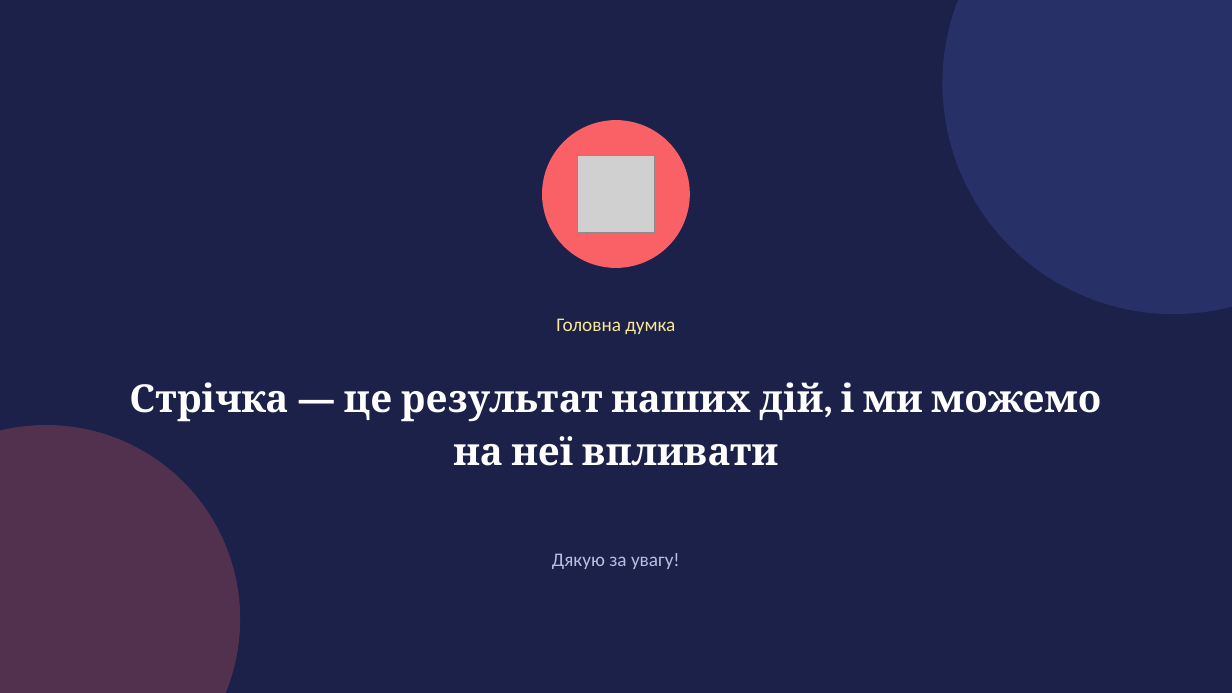
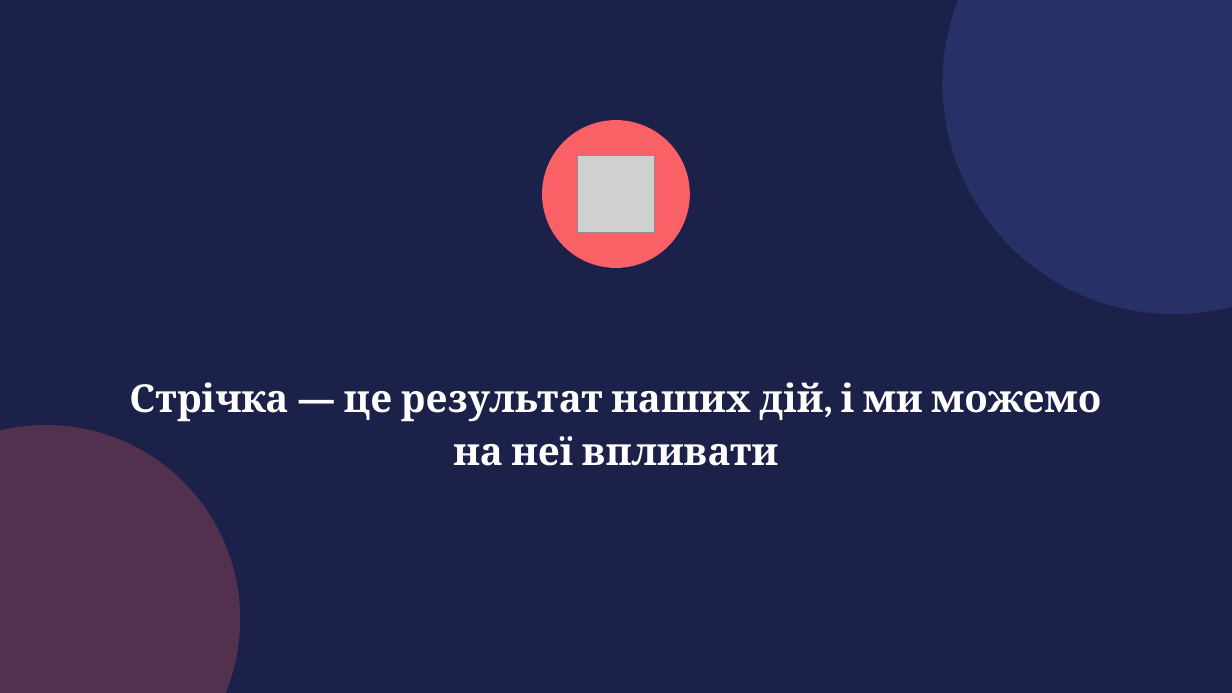
Before and after one commit to dmitriy-shtefan/web-design-2026, a slide deck: slide 10 of заняття_6/Як ШІ вирішує, що ми бачимо.pptx (slide 8 before the commit). Drawn at 1232x693 pixels with LibreOffice and Linux fonts; fonts in the diff are those of the drawing; grey boxes stand for pictures. Boxes give left, top, right and bottom in pixels: in the first picture for what was removed or moved away, otherwise in the second. Text is boxed around its words. In the diff, an @@ line names an element or a change of style, - is before the commit and + after.

```diff
--- a/заняття_6/Як ШІ вирішує, що ми бачимо.pptx
+++ b/заняття_6/Як ШІ вирішує, що ми бачимо.pptx
@@ text removed at (556,318,675,334) @@
-Головна думка
@@ text removed at (552,553,680,569) @@
-Дякую за увагу!
```
Also in this commit, not shown: 3 other slides changed, 2 slides added, 14 other files.
